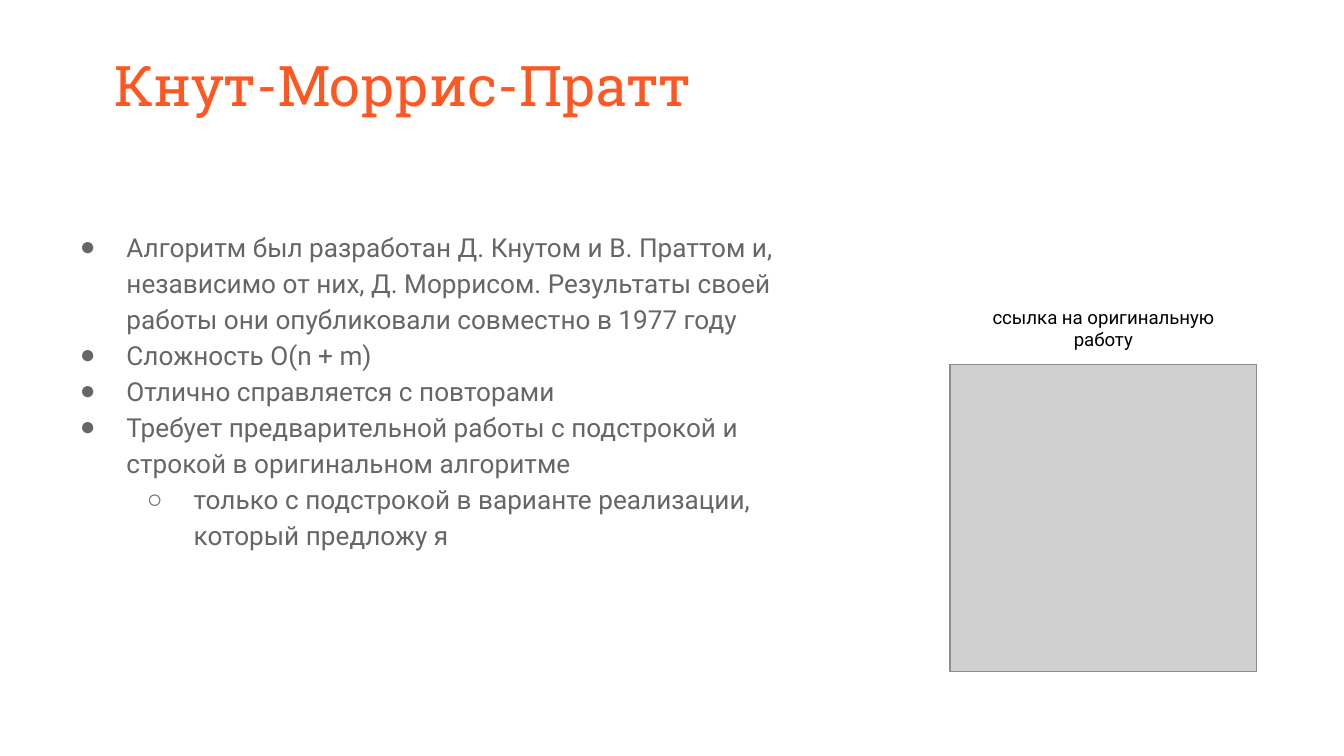
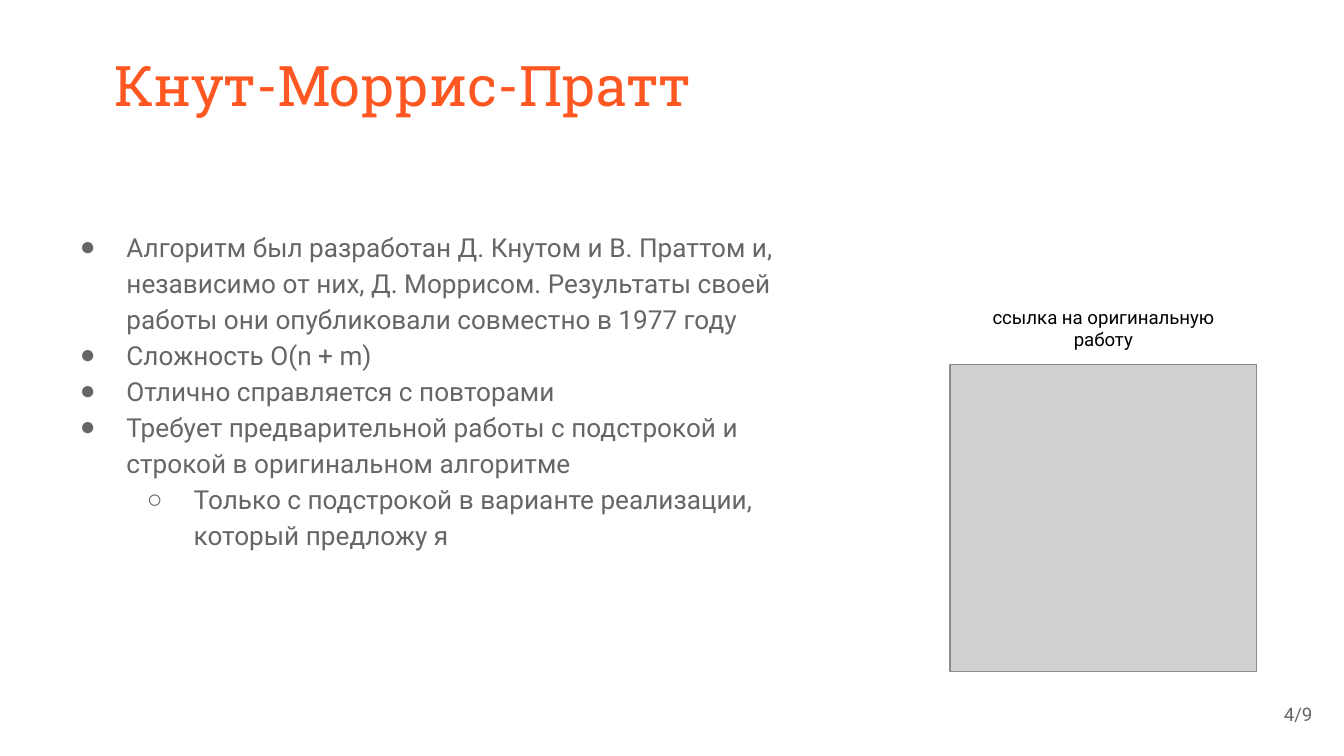
Before and after one commit to AmarskiyArtem/firstSemester, a slide deck: slide 4 of homeworks/reports/KMP.30.11.22/Amarskiy. KMP. 30.11.22. report.pptx. Drawn at 1344x756 pixels with LibreOffice and Linux fonts; fonts in the diff are those of the drawing; grey boxes stand for pictures. Boxes give left, top, right and bottom in pixels: in the first picture for what was removed or moved away, otherwise in the second. Text is boxed around its words. In the diff, an @@ line names an element or a change of style, - is before the commit and + after.

```diff
--- a/homeworks/reports/KMP.30.11.22/Amarskiy. KMP. 30.11.22. report.pptx
+++ b/homeworks/reports/KMP.30.11.22/Amarskiy. KMP. 30.11.22. report.pptx
@@ text at <box>194,490,752,551</box>: text changed @@
-  ○ только с подстрокой в варианте реализации, который предложу я
+  ○ Только с подстрокой в варианте реализации, который предложу я
@@ page number added at <box>1284,707,1313,722</box>, 10 pt, text #666666 @@
+4/9
```
Also in this commit, not shown: 6 other slides changed, 1 slide added.
